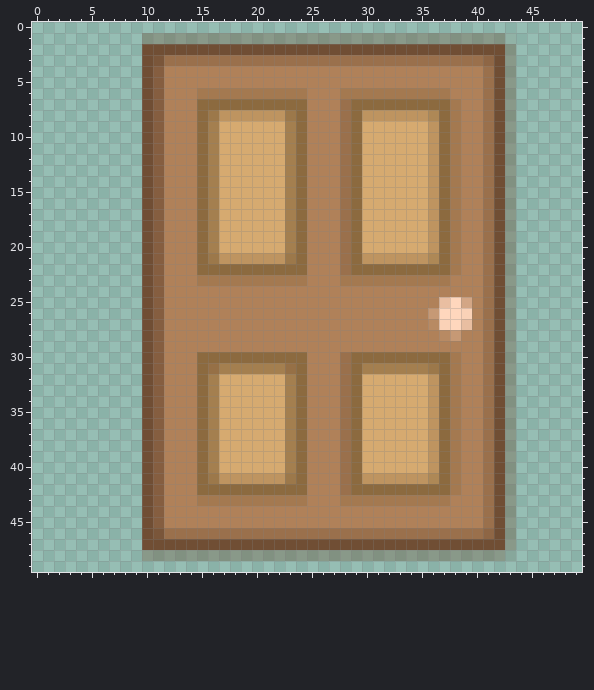
A pixel-art sprite gets an edit: resources/Door.png. The picture above is the old version.
The file is 50x50 pixels. Colours within 5 levels of each other are drawn and written as one.
Now the later version:
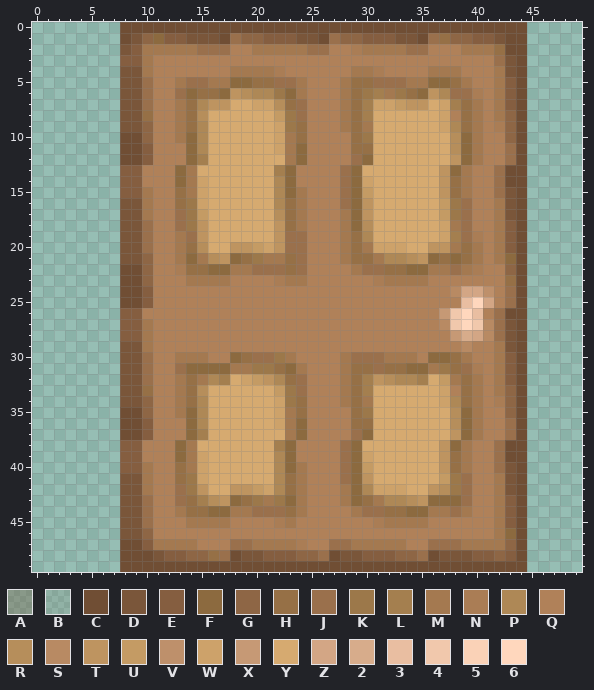
Palette (. is transparent): A #6f4e3355  B #6d51361c  C #704e34  D #7a563a  E #855e40  F #8c6a3f  G #8e6645  H #967046  J #9a704c  K #9c784a  L #a47f4f  M #a47950  N #aa7d55  P #ae8856  Q #b08159  R #b68e5b  S #b88a63  T #be9460  U #c49b64  V #be906b  W #cda26a  X #c69975  Y #d6aa70  Z #d3a685  2 #d7ac8b  3 #e9bea1  4 #f1c8ac  5 #fad2b7  6 #ffd7bd
Change:
Changed rows in their new state; - is an unchanged pixel.
first column x 8:
 0 CCCCCCCCCCCCCCCCCCCCCCCCCCCCCCCCCCCCC
 1 CDGFEEDDDCJGGEEEDDCJGGEEEDDCJHGGEEDCC
 2 DEMMMMMJJJQQMMMMMJJQQNMMMMJJQQQMMMHCC
 3 EEMQQQQQQQQQQQQQQQQQQQQQQQQQQQQQQQJDC
 4 DDMQ------MMMMN------MMN----MMM--QMDC
 5 DDJQ-MJJMMFFHHJJM---MHHJJJMMFFHM-QMEC
 6 DDJQ-JFHHFTRPPKF-----HKL-KHFTPJJNQMEC
 7 DDJQ-MHPTTYYWWRHJ---MHLWWUTTYWLHMQMEC
 8 DDHQ-MHRYYYYYYU-J---MHLYYYYYYWQHMQMGC
 9 DDGQ-MHPY-----WKH---MHM-----YWPHMQNGC
10 CCGQ-MFPY-----WMH---QHK-----YYRFMQQGC
11 CCEQ--FPY-----WM----QHH-----YYRFMQQJC
12 CCEQ--FLY------M----QJF-----YYTFMQQJC
13 EEQQ-FMYY-----LFQ-----------YTFM-QJCC
14 EEQQ-FMWY-----PFQ-----W-----YTHM-QJCC
15 EEMQ-HMWY-----PFM-----U-----YTHM-QJDC
16 DDMQ-HKWY-----PHM-----T-----YUKJ-QMDC
17 DDMQ-JKUY-----RHM---M-T-----YUKJ-QMDC
18 DDJQ-JKTY-----THM---M-R-----YW-J-QMEC
19 DDJQ-MJTY-----TJJ---MHP-----YWLJNQMEC
20 DDJQ-MHRY-TTUWTJJ---MHMWWW---T-HMQMEC
21 DDGQ-MFMR-FHKMMHJ---MHHMPPR-FHFHMQMFC
22 CCGQ-NHH--MMJJJHJ---QMJJHH--MMJMNQQGC
23 CCGQ--M---QQQQN-----QQQN----QQ---QQHC
24 CCEQ--------------------------SZZVQJC
25 CCEQ-------------------------QQ36ZQJC
26 EEQQ------------------------QX463QJCC
27 EEMQ------------------------QS464SJDC
28 EEMQ-------------------------Q-2ZSJDC
29 DDMQ---------------------------S-QMDC
30 DDJQ-MMMQQ-HJJKMQ---MJJJMMMQ--HM-QMEC
31 DDJQ-JF-FFMMKKHFM---MHHJHHFFMKHJNQMEC
32 DDJQ-MHMPL-WUTPHJ---MHLTRPPLYU-HMQMEC
33 DDHQ-MHRY-----UKJ---MHL-----YWQHMQMGC
34 DDGQ-MHPY-----WKH---MHM-----YWPHMQNGC
35 CCGQ-MFPY-----WMH---QHK-----YYRFMQQGC
36 CCEQ--FPY-----WM----QHH-----YYRFMQQJC
37 CCEQ--FLY------M----QJF-----YYTFMQQJC
38 EEQQ-FMYY-----LFQ-----------YTFM-QJCC
39 EEQQ-FMWY-----PFQ-----W-----YTHM-QJCC
40 EEMQ-HMWY-----PFM-----U-----YTHM-QJDC
41 DDMQ-HKWYYYYYYPHM------YYYYYYUKJ-QMDC
42 DDMQ-JKTYYTTUWPHM---M-PWWWYYTRKJ-QMDC
43 DDJQ-JHLRTFHK-KF-----FH-PPRTFFFJ-QMEC
44 DDJQ-MHHFFMMJJJHM----MJJHHFFMMJM-QMEC
45 DDJQ--MMMM----NM-------NMMMM-----QMEC
46 DDGQQQQQQQQQQQQQQQQQQQQQQQQQQQQQQQMFC
47 CCEMMMMQQQJJMMMMNQQJJMMMMMQQJJJMMMMGC
48 CCCDEEGGHJCDDEEEGGJCDDEEEGGJCDDDEEGEC
49 CCCCCCCCCCCCCCCCCCCCCCCCCCCCCCCCCCCCC
